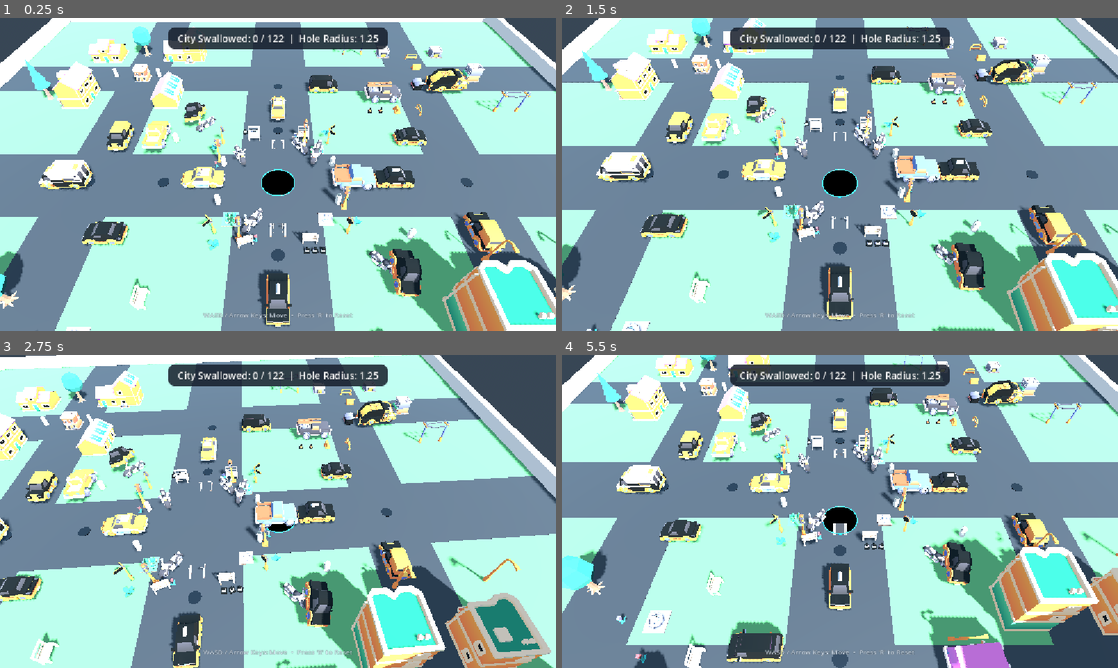
Above: before the commit, frames 1-4 (two rows, left to right).
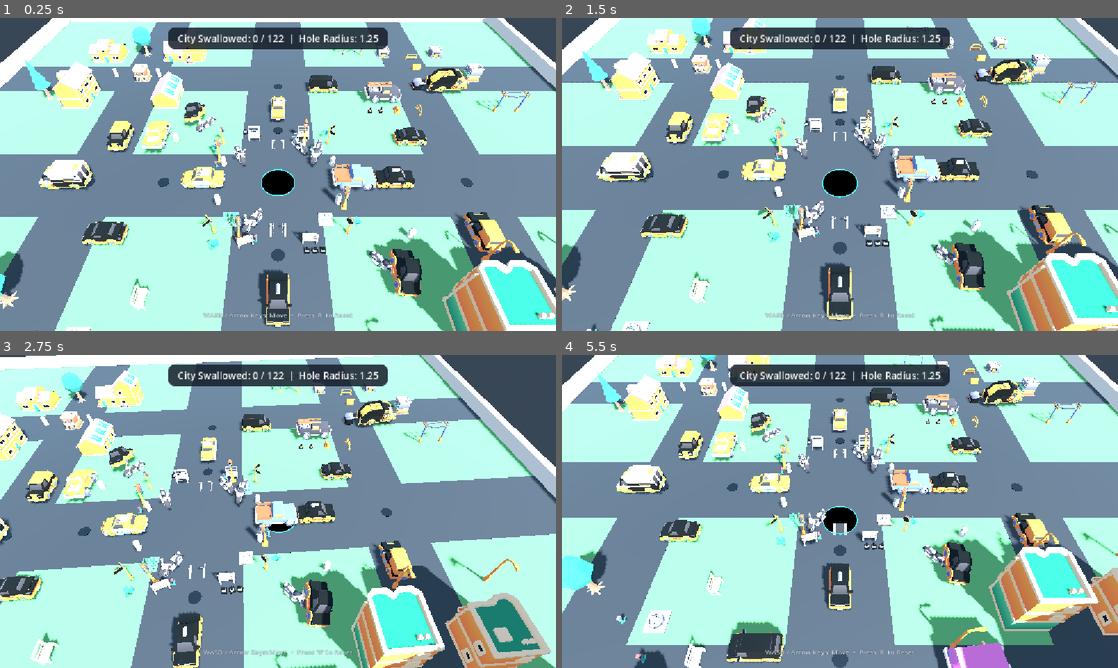
Above: after the commit, the same moments.

Repository: FI363/hole.io
Game: Godot game, scene res://scenes/main.tscn
Same seed, same stepped clock (60 frames per second), same inputs: the game is played once before the commit and once after it.
Inputs:
- Up to frame 1 (0.25 s): no input
- Up to frame 2 (1.5 s): tap R at 0.5, 0.6, 1.25, 1.35 s; hold Right (ui_right) 0.53-1.28 s; hold Down (ui_down) from 1.28 s (still down)
- Up to frame 3 (2.75 s): tap R at 2, 2.1 s; release Down (ui_down) at 2.03 s; hold Right (ui_right) from 2.03 s (still down)
- Up to frame 4 (5.5 s): tap R at 2.75, 2.85, 3.5, 3.6, 4.25, 4.35, 5.1 s; release Right (ui_right) at 2.78 s; hold Up (ui_up) 2.78-3.53 s; hold Left (ui_left) 3.53-5.03 s; hold Down (ui_down) from 5.03 s (still down)

The runs differ from the first frame. In frame 1, 0.3% of the frame differs, in the area x 4-100%, y 2-100%; in frame 2, 0.3%; in frame 3, 0.3%; in frame 4, 0.7%, in the area x 7-100%, y 3-100%.

Commit message:
Fix tall building fall physics and eliminate premature mid-air swallow suction

Diff:
--- a/scenes/player_hole.tscn
+++ b/scenes/player_hole.tscn
@@ -12,7 +12,7 @@
 flip_faces = true
 top_radius = 1.25
 bottom_radius = 1.15
-height = 6.0
+height = 24.0
 radial_segments = 48
 cap_top = false
 cap_bottom = true
@@ -37,7 +37,7 @@
 radius = 2.45
 
 [sub_resource type="CylinderShape3D" id="CylinderShape3D_swallow"]
-height = 1.6
+height = 16.0
 radius = 1.18
 
 [node name="PlayerHole" type="Node3D"]
@@ -46,7 +46,7 @@
 [node name="Visuals" type="Node3D" parent="."]
 
 [node name="VoidPit" type="MeshInstance3D" parent="Visuals"]
-transform = Transform3D(1, 0, 0, 0, 1, 0, 0, 0, 1, 0, -3.0, 0)
+transform = Transform3D(1, 0, 0, 0, 1, 0, 0, 0, 1, 0, -12.0, 0)
 mesh = SubResource("CylinderMesh_pit")
 
 [node name="RimMesh" type="MeshInstance3D" parent="Visuals"]
@@ -66,5 +66,5 @@
 collision_mask = 2
 
 [node name="CollisionShape3D" type="CollisionShape3D" parent="SwallowArea"]
-transform = Transform3D(1, 0, 0, 0, 1, 0, 0, 0, 1, 0, -3.2, 0)
+transform = Transform3D(1, 0, 0, 0, 1, 0, 0, 0, 1, 0, -10.0, 0)
 shape = SubResource("CylinderShape3D_swallow")
--- a/scripts/collectible.gd
+++ b/scripts/collectible.gd
@@ -103,6 +103,13 @@
 		mass = p_mass
 	else:
 		mass = maxf(1.5, combined_aabb.size.x * combined_aabb.size.y * combined_aabb.size.z * 0.7)
+
+	if combined_aabb.size.y > 2.5:
+		# Stabilize tall structures with a grounded center of mass and angular damping
+		# (prevents unnatural pencil-toppling and ensures smooth vertical descent down the hole)
+		center_of_mass_mode = RigidBody3D.CENTER_OF_MASS_MODE_CUSTOM
+		center_of_mass = Vector3(0.0, -combined_aabb.size.y * 0.3, 0.0)
+		angular_damp = 3.5
 
 func _get_combined_aabb(node: Node3D) -> AABB:
 	var total_aabb: AABB = AABB()
--- a/scripts/player_hole.gd
+++ b/scripts/player_hole.gd
@@ -24,6 +24,7 @@
 var target_radius: float = 1.25
 
 var _hole_cutout: CSGCylinder3D = null
+var _submerging_collectibles: Array[Collectible] = []
 
 @onready var visuals: Node3D = $Visuals
 @onready var wake_area: Area3D = $WakeArea
@@ -38,6 +39,7 @@
 
 	if swallow_area:
 		swallow_area.body_entered.connect(_on_swallow_area_body_entered)
+		swallow_area.body_exited.connect(_on_swallow_area_body_exited)
 
 func _find_hole_cutout() -> void:
 	if not hole_cutout_path.is_empty():
@@ -71,6 +73,9 @@
 	# 4. Wake up nearby sleeping bodies so they respond to ground aperture
 	_wake_nearby_bodies()
 
+	# 5. Process submerging collectibles until they fully drop into the hole
+	_process_submerging_collectibles()
+
 func _sync_hole_geometry() -> void:
 	if not _hole_cutout:
 		_find_hole_cutout()
@@ -111,15 +116,80 @@
 
 func _on_swallow_area_body_entered(body: Node3D) -> void:
 	var col := body as Collectible
-	if col and not col.is_collected:
-		swallowed_count += 1
-		col.collect()
-		var growth: float = growth_per_item
-		if col.has_meta("growth_value"):
-			growth = float(col.get_meta("growth_value"))
-		grow_hole(growth)
-		_trigger_swallow_feedback()
-		item_swallowed.emit(col, swallowed_count)
+	if not col or col.is_collected:
+		return
+
+	if _is_fully_submerged(col):
+		_swallow_collectible(col)
+	else:
+		if not _submerging_collectibles.has(col):
+			_submerging_collectibles.append(col)
+
+func _on_swallow_area_body_exited(body: Node3D) -> void:
+	var col := body as Collectible
+	if col and _submerging_collectibles.has(col):
+		_submerging_collectibles.erase(col)
+
+func _process_submerging_collectibles() -> void:
+	var i := _submerging_collectibles.size() - 1
+	while i >= 0:
+		var col := _submerging_collectibles[i]
+		if not is_instance_valid(col) or col.is_collected:
+			_submerging_collectibles.remove_at(i)
+			i -= 1
+			continue
+
+		if _is_fully_submerged(col):
+			_submerging_collectibles.remove_at(i)
+			_swallow_collectible(col)
+		i -= 1
+
+func _is_fully_submerged(col: Collectible) -> bool:
+	var highest_y := _get_highest_y(col)
+	# An object is fully submerged once its top has passed below ground level (<= 0.2m)
+	if highest_y <= 0.2:
+		return true
+
+	# Deep abyss fallback: if the center of mass has plunged deep into the shaft (<= -6.0m)
+	if col.global_position.y <= -6.0:
+		return true
+
+	return false
+
+func _get_highest_y(col: Collectible) -> float:
+	var col_shape := col.get_node_or_null("CollisionShape3D") as CollisionShape3D
+	if not col_shape or not col_shape.shape:
+		return col.global_position.y
+
+	if col_shape.shape is BoxShape3D:
+		var box := col_shape.shape as BoxShape3D
+		var hx := box.size.x * 0.5
+		var hy := box.size.y * 0.5
+		var hz := box.size.z * 0.5
+		var b := col.global_transform.basis
+		var max_y_extent := absf(b.x.y) * hx + absf(b.y.y) * hy + absf(b.z.y) * hz
+		return col.global_position.y + max_y_extent
+	elif col_shape.shape is CylinderShape3D:
+		var cyl := col_shape.shape as CylinderShape3D
+		var hy := cyl.height * 0.5
+		var r := cyl.radius
+		var b := col.global_transform.basis
+		var max_y_extent := absf(b.y.y) * hy + sqrt(b.x.y * b.x.y + b.z.y * b.z.y) * r
+		return col.global_position.y + max_y_extent
+	else:
+		return col.global_position.y + 0.3
+
+func _swallow_collectible(col: Collectible) -> void:
+	if col.is_collected:
+		return
+	swallowed_count += 1
+	col.collect()
+	var growth: float = growth_per_item
+	if col.has_meta("growth_value"):
+		growth = float(col.get_meta("growth_value"))
+	grow_hole(growth)
+	_trigger_swallow_feedback()
+	item_swallowed.emit(col, swallowed_count)
 
 func _get_input_vector() -> Vector3:
 	var dir := Vector3.ZERO
